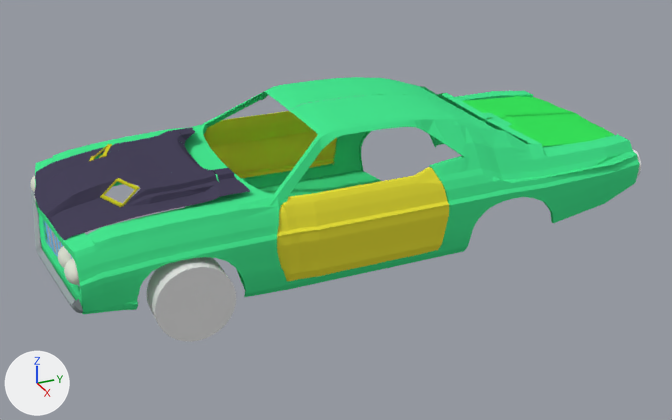
Renders of the Blender file Models/Vehicles/Land/Challenger70/challenger1970B.blend from each side of a commit.
Camera for both pictures: a 50 mm lens placed at (27.6, -7.0, 12.3), pointed at (0.4, 5.2, -1.3). The lights are fixed; the arrows at lower left show +X, +Y and +Z.

In view in the first picture: 'Body', 'Bumper', 'Cylinder', 'Hood', 'LeftDoor', 'RightDoor', 'TailGate'.
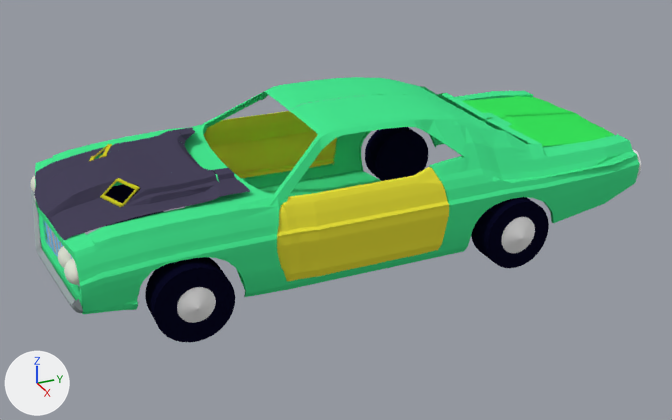
Where the change shows, as pixel boxes (x1, y1, x2, y2) in the pictures (672 x 420 px):
'Cylinder', reshaped, moved: before (147, 257, 236, 342); after (145, 257, 235, 342)
'Tire.001', added (black): after (471, 197, 549, 268)
'Tire.002', added: after (365, 127, 428, 181)
'Cone.000', added: after (177, 287, 216, 323)
'Cone.001', added: after (502, 217, 535, 253)
'Tire.003', added: after (105, 184, 164, 226)
part 1 of me_cylinder, built on: before (155, 267, 236, 342); after (154, 268, 235, 342)
part 2 of me_cylinder, recoloured: before (147, 257, 228, 323); after (145, 257, 226, 322)

The change, as a list of edits to the scene's bpy script:
```text
Change me_cylinder:
    used by ob_cylinder; location = (4.097, -1.082, -1.391); rotation_euler = (0.0, 1.571, 0.0), in degrees (0, 90, 0); scale = (1.21, 1.21, 0.511)
    remove me_cylinder.from_pydata(...)  # 64 vertices, 34 faces; spans x -1.0..1.0, y -1.0..1.0, z -1.0..1.0
    add me_cylinder.from_pydata(...)  # 96 vertices, 66 faces; spans x -1.0..1.0, y -1.0..1.0, z -1.0..1.0
    me_cylinder part 1
    1 face is deleted
    32 vertices are added at x -0.92..0.92, y -0.85..0.85, z 0.98
    33 new faces join them
    me_cylinder part 2: 33 faces spanning x -1.0..1.0, y -1.0..1.0, z -1.0..1.0 switch from no material to mat_llanta_001 (black #0a0922)
Change ob_cylinder:
    ob_cylinder.location: (4.097, -1.082, -1.391) -> (4.13, -1.123, -1.391)
Add ob_cone_000:
    ob_cone_000 = bpy.data.objects.new('Cone.000', me_cone_003)  # a 32-sided cone pointing to +z spanning x -1.0..1.0, y -1.0..1.0, z -1.0..1.0
    ob_cone_000.location = (4.72, -1.08, -1.38)
    ob_cone_000.rotation_euler = (0.0, 1.571, 0.0)  # degrees (0, 90, 0)
    ob_cone_000.scale = (0.662, 0.662, 0.125)
Add ob_cone_001:
    ob_cone_001 = bpy.data.objects.new('Cone.001', me_cone_003.copy())
    ob_cone_001.parent = ob_tire_001
    ob_cone_001.location = (4.722, -1.084, -1.384)
    ob_cone_001.rotation_euler = (0.0, 1.571, 0.0)  # degrees (0, 90, 0)
    ob_cone_001.scale = (0.662, 0.662, 0.125)
Add ob_tire_001:
    ob_tire_001 = bpy.data.objects.new('Tire.001', me_cylinder_001)  # 96 vertices, 66 faces; spans x -1.0..1.0, y -1.0..1.0, z -1.0..1.0; in mat_llanta_001 (black #0a0922)
    ob_tire_001.parent = ob_challenger1970
    ob_tire_001.location = (4.097, 10.03, -1.391)
    ob_tire_001.rotation_euler = (0.0, 1.571, 0.0)  # degrees (0, 90, 0)
    ob_tire_001.scale = (1.21, 1.21, 0.511)
Add ob_tire_002:
    ob_tire_002 = bpy.data.objects.new('Tire.002', me_cylinder_002)  # 96 vertices, 66 faces; spans x -1.0..1.0, y -1.0..1.0, z -1.0..1.0; in mat_llanta_002 (black #0a0922)
    ob_tire_002.parent = ob_challenger1970
    ob_tire_002.location = (-4.046, 9.977, -1.559)
    ob_tire_002.rotation_euler = (0.0, -1.571, 0.0)  # degrees (0, -90, 0)
    ob_tire_002.scale = (1.21, 1.21, 0.511)
Add ob_tire_003:
    ob_tire_003 = bpy.data.objects.new('Tire.003', me_cylinder_005)  # 96 vertices, 66 faces; spans x -1.0..1.0, y -1.0..1.0, z -1.0..1.0; in mat_llanta_003 (black #0a0922)
    ob_tire_003.parent = ob_challenger1970
    ob_tire_003.location = (-4.046, -1.085, -1.559)
    ob_tire_003.rotation_euler = (0.0, -1.571, 0.0)  # degrees (0, -90, 0)
    ob_tire_003.scale = (1.21, 1.21, 0.511)
```
